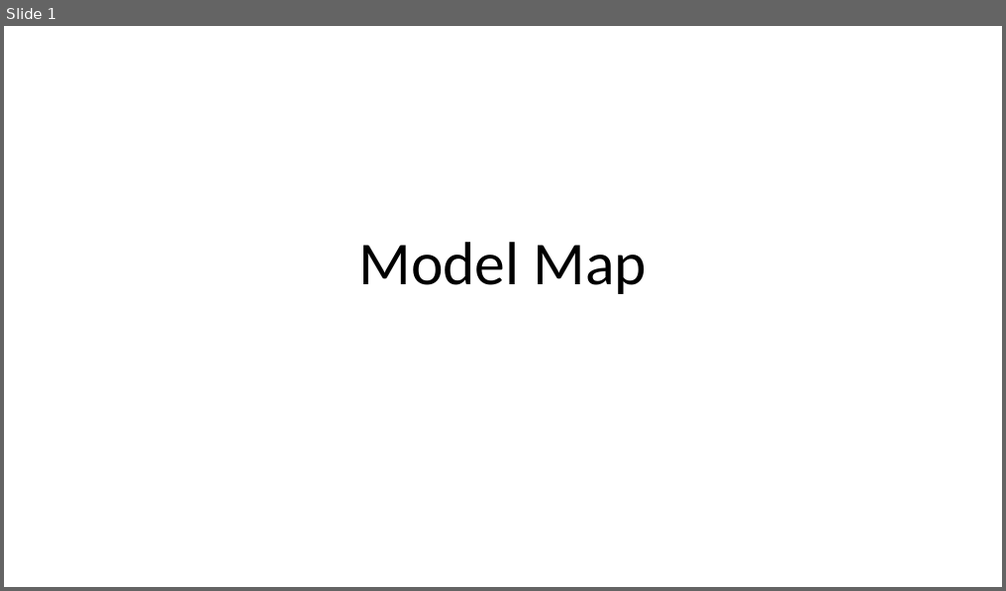
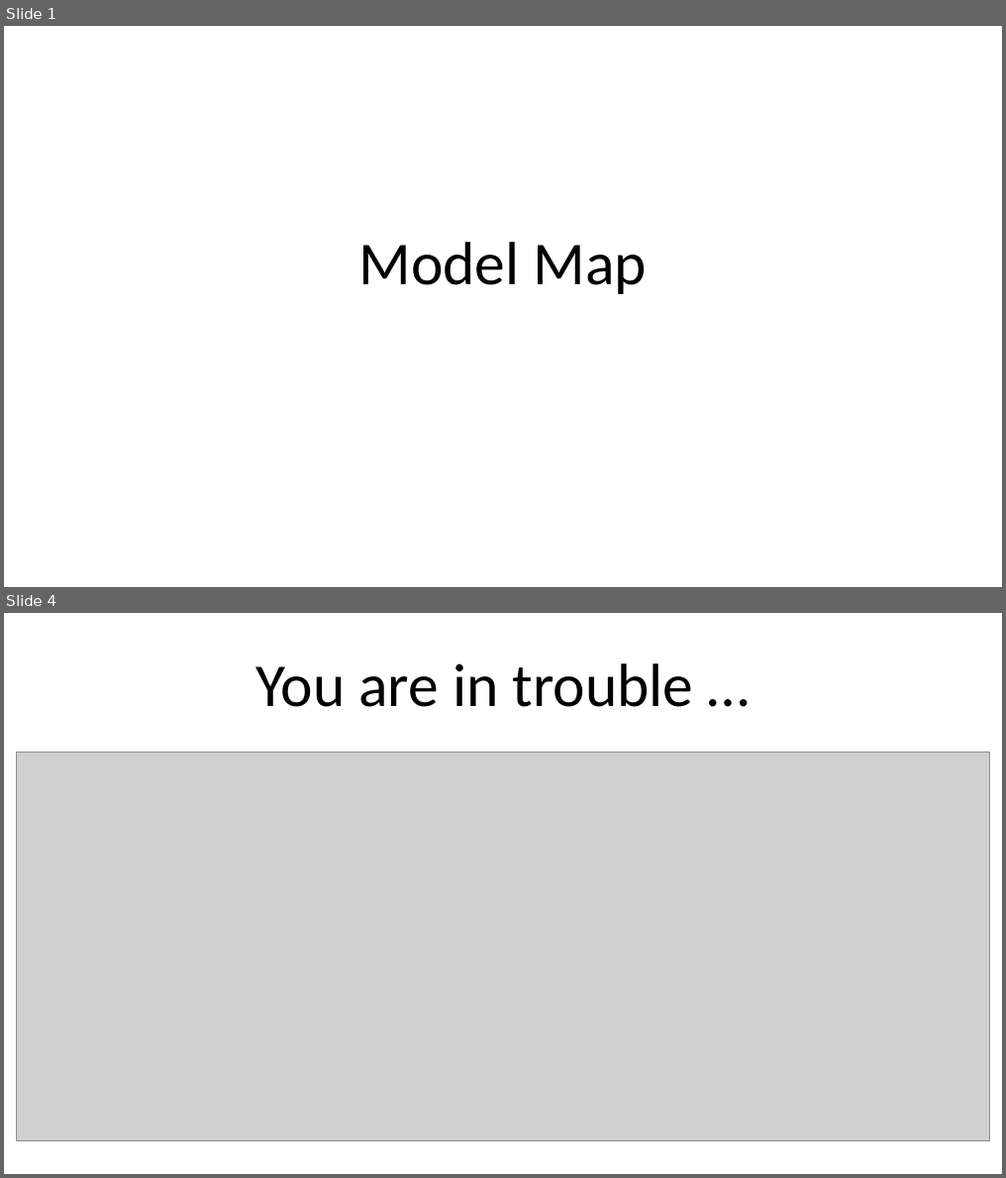
Before and after one commit to lesfurets/dOOv, a slide deck: doc/ppt/org_modelmap.pptx. Shown one above the other, each under a label of ours: slide 1 before the commit, slides 1 and 4 after it; the slides between them are not shown. The pictures are 1006x591 and 1006x1178 pixels, drawn with LibreOffice and Linux fonts; fonts in the diff are those of the drawing; grey boxes stand for pictures. Boxes give left, top, right and bottom in pixels: in the first picture for what was removed or moved away, otherwise in the second. Text is boxed around its words. In the diff, an @@ line names an element or a change of style, - is before the commit and + after.

```diff
--- a/doc/ppt/org_modelmap.pptx
+++ b/doc/ppt/org_modelmap.pptx
@@ slide 4 added at [4,613,1002,1174], background #FFFFFF @@
@@ title added at [255,663,694,707], 44 pt, text #000000 @@
+You are in trouble …
@@ picture added at [16,753,989,1142] @@
```
Also in this commit, not shown: 5 other slides added, 7 other files.
